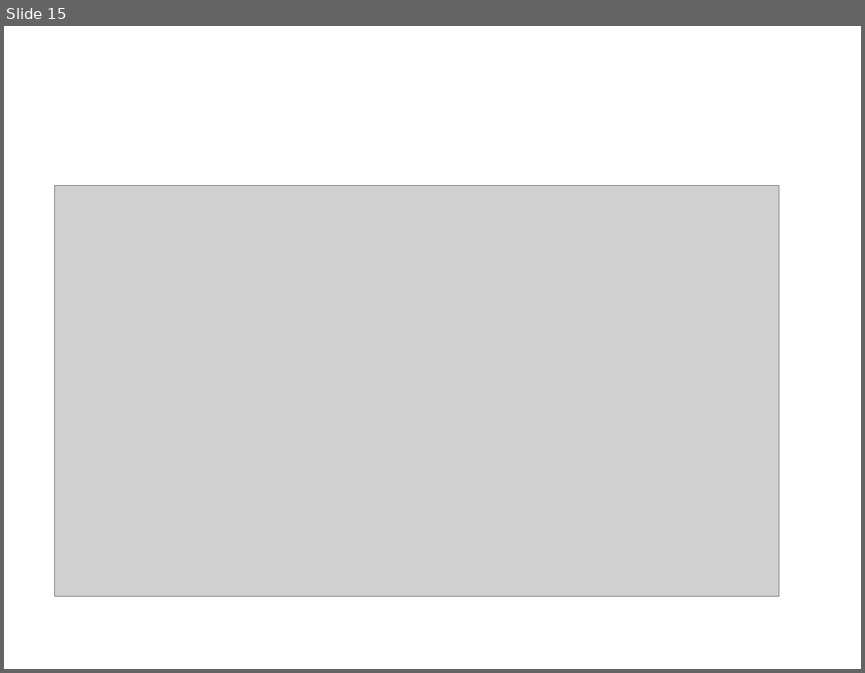
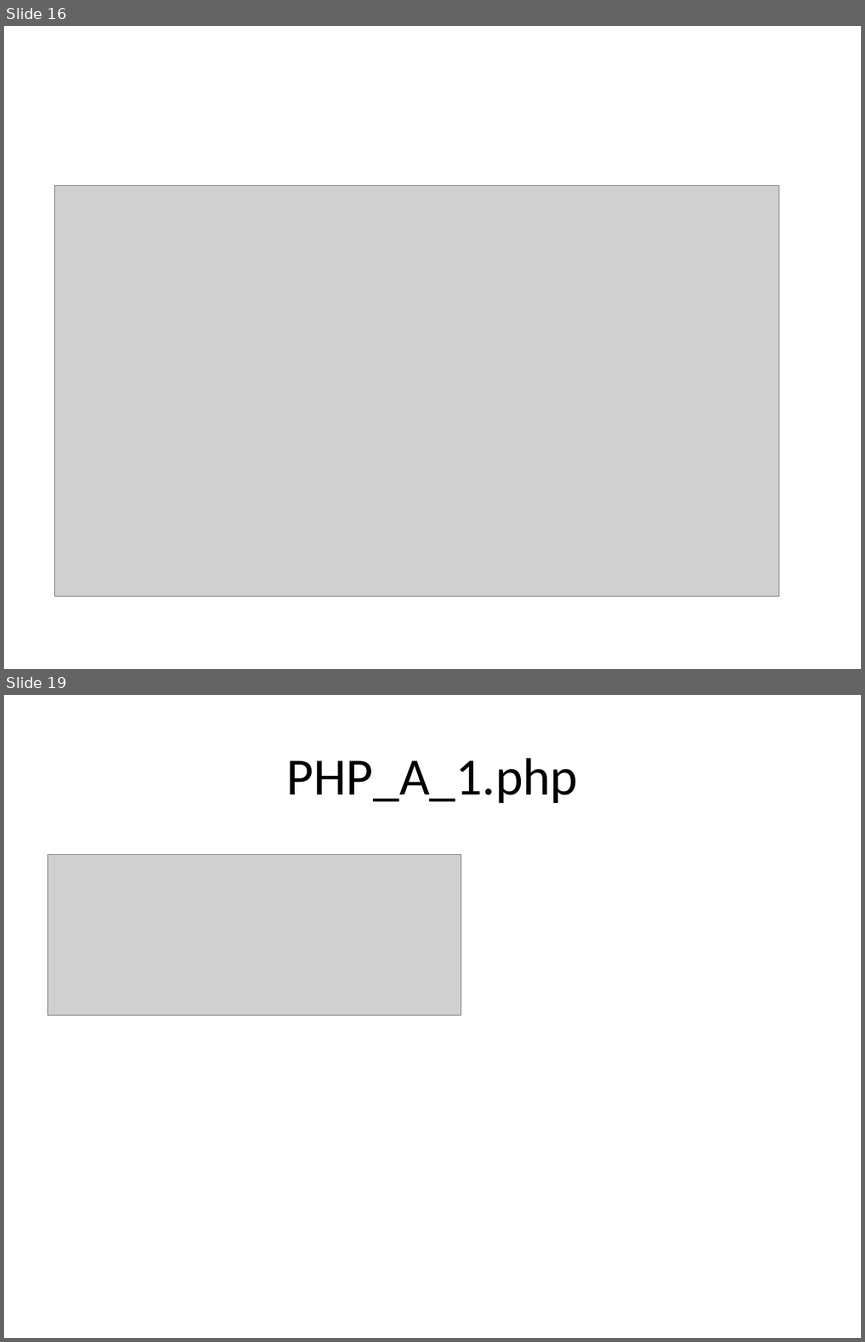
Before and after one commit to jaywu103201/2021-long, a slide deck: 網站開發與安全/HOMEWORK/20210224.pptx. Shown one above the other, each under a label of ours: slide 15 before the commit, slides 16 and 19 after it; the slides between them are not shown. The pictures are 865x673 and 865x1342 pixels, drawn with LibreOffice and Linux fonts; fonts in the diff are those of the drawing; grey boxes stand for pictures. Boxes give left, top, right and bottom in pixels: in the first picture for what was removed or moved away, otherwise in the second. Text is boxed around its words. In the diff, an @@ line names an element or a change of style, - is before the commit and + after.

```diff
--- a/網站開發與安全/HOMEWORK/20210224.pptx
+++ b/網站開發與安全/HOMEWORK/20210224.pptx
@@ slide 19 added at [4, 695, 861, 1338], background #FFFFFF @@
@@ title added at [286, 758, 578, 803], 44 pt, text #000000 @@
+PHP_A_1.php
@@ picture added at [47, 854, 460, 1015] @@
@@ what was slide 15 is now slide 16 @@
```
Also in this commit, not shown: 2 slides changed, 15 other slides added, 6 slides removed.
